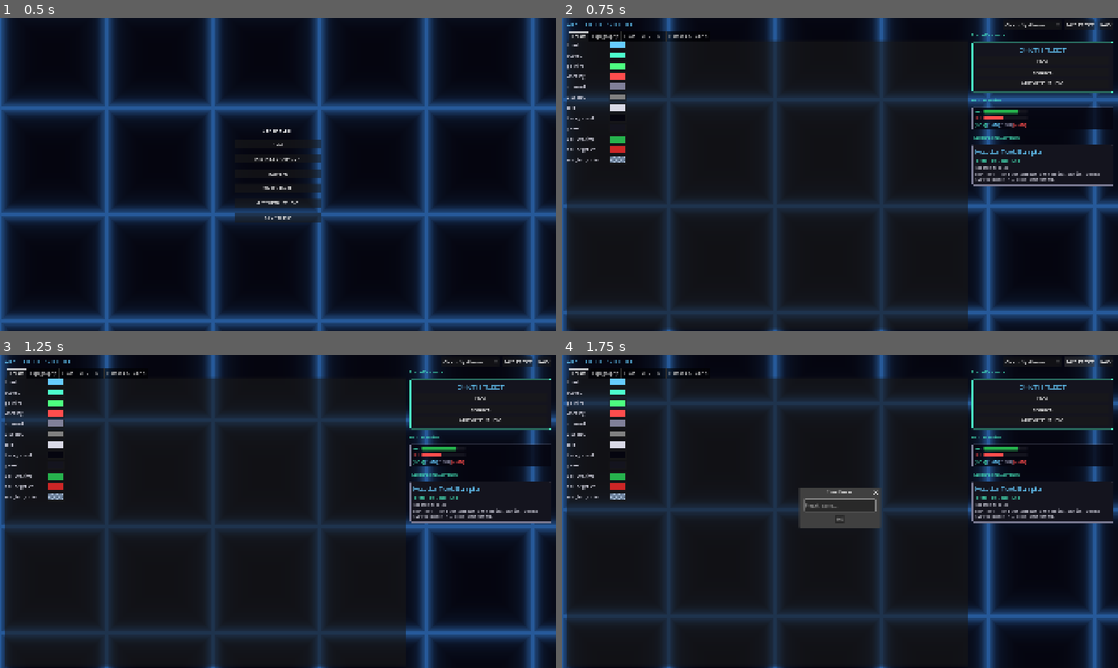
Above: before the commit, frames 1-4 (two rows, left to right).
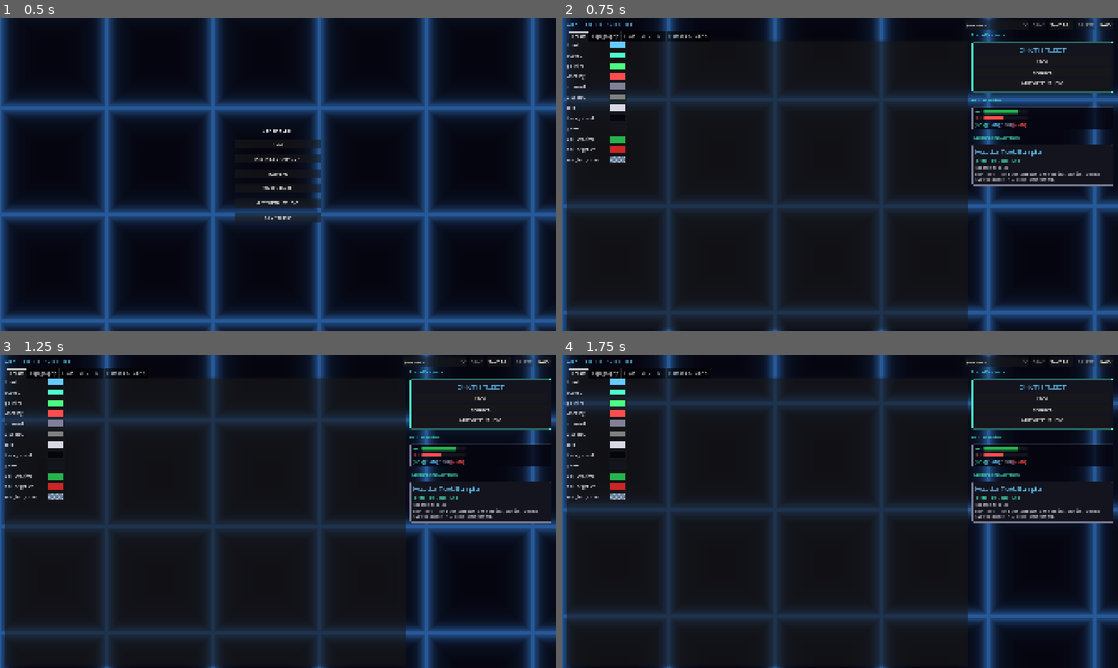
Above: after the commit, the same moments.

Repository: TISMND/synth-fleet
Game: Godot game, scene res://scenes/ui/main_menu.tscn
Two runs of this game, one before a commit and one after it. Both use one fixed random seed, a clock stepped at 60 frames per second and the inputs below.
Inputs (mouse positions are in pixels of both pictures, inside the frame that each line leads up to):
- Up to frame 1 (0.5 s): no input
- Up to frame 2 (0.75 s): click "AESTHETIC STUDIO" at 0.5 s
- Up to frame 3 (1.25 s): no input
- Up to frame 4 (1.75 s): click (1079, 361) at 1.25 s, where only the run before the commit has a clickable "SAVE PRESET"

Frame 1 is identical in both runs. In frame 2, 0.2% of the frame differs, in the area x 72-96%, y 0-4%; in frame 3, 0.2%; in frame 4, 1.8%, in the area x 42-96%, y 0-56%.

Commit message:
Aesthetic preset saving system improved.

Diff:
--- a/scripts/autoload/theme_manager.gd
+++ b/scripts/autoload/theme_manager.gd
@@ -283,6 +283,8 @@
 
 var _custom_presets: Dictionary = {}
 var _grid_shader: Shader = null
+var _active_preset: String = ""
+var _preset_dirty: bool = false
 
 
 func _ready() -> void:
@@ -331,6 +333,7 @@
 func set_font_path(key: String, path: String) -> void:
 	_font_paths[key] = path
 	_font_cache.erase(path)
+	_preset_dirty = true
 	theme_changed.emit()
 
 
@@ -341,16 +344,19 @@
 		_grid_line_color = value
 	else:
 		_colors[key] = value
+	_preset_dirty = true
 	theme_changed.emit()
 
 
 func set_font_size(key: String, value: int) -> void:
 	_ints[key] = value
+	_preset_dirty = true
 	theme_changed.emit()
 
 
 func set_float(key: String, value: float) -> void:
 	_floats[key] = value
+	_preset_dirty = true
 	theme_changed.emit()
 
 
@@ -583,6 +589,7 @@
 		"ints": _ints.duplicate(),
 		"grid_line_color": "#" + _grid_line_color.to_html(false),
 		"font_paths": _font_paths.duplicate(),
+		"active_preset": _active_preset,
 	}
 
 
@@ -606,6 +613,9 @@
 	for key in font_data:
 		_font_paths[key] = str(font_data[key])
 	_font_cache.clear()
+	var ap: String = str(data.get("active_preset", ""))
+	if ap != "":
+		_active_preset = ap
 
 
 # ── Presets ───────────────────────────────────────────────────
@@ -621,6 +631,14 @@
 	return names
 
 
+func get_active_preset() -> String:
+	return _active_preset
+
+
+func is_preset_dirty() -> bool:
+	return _preset_dirty
+
+
 func apply_preset(preset_name: String) -> void:
 	var data: Dictionary = {}
 	if preset_name in BUILTIN_PRESETS:
@@ -630,13 +648,18 @@
 	else:
 		return
 	_deserialize(data)
+	_active_preset = preset_name
+	_preset_dirty = false
 	theme_changed.emit()
 	save_settings()
 
 
 func save_custom_preset(preset_name: String) -> void:
 	_custom_presets[preset_name] = _serialize()
+	_active_preset = preset_name
+	_preset_dirty = false
 	_save_custom_presets()
+	save_settings()
 
 
 func delete_custom_preset(preset_name: String) -> void:
--- a/scripts/ui/aesthetic_studio.gd
+++ b/scripts/ui/aesthetic_studio.gd
@@ -110,6 +110,10 @@
 	_build_preview_panel()
 
 
+var _save_btn: Button
+var _save_as_btn: Button
+var _delete_btn: Button
+
 func _build_top_bar(parent: VBoxContainer) -> void:
 	var bar := HBoxContainer.new()
 	bar.add_theme_constant_override("separation", 12)
@@ -127,20 +131,32 @@
 	_preview_labels.append(title)
 
 	_preset_selector = OptionButton.new()
-	_preset_selector.custom_minimum_size.x = 200
+	_preset_selector.custom_minimum_size.x = 220
 	_refresh_preset_list()
 	_preset_selector.item_selected.connect(_on_preset_selected)
 	bar.add_child(_preset_selector)
 
-	var save_btn := Button.new()
-	save_btn.text = "SAVE PRESET"
-	save_btn.pressed.connect(_on_save_preset)
-	bar.add_child(save_btn)
+	_save_btn = Button.new()
+	_save_btn.text = "SAVE"
+	_save_btn.pressed.connect(_on_save_preset)
+	bar.add_child(_save_btn)
+
+	_save_as_btn = Button.new()
+	_save_as_btn.text = "SAVE AS..."
+	_save_as_btn.pressed.connect(_on_save_as_preset)
+	bar.add_child(_save_as_btn)
+
+	_delete_btn = Button.new()
+	_delete_btn.text = "DELETE"
+	_delete_btn.pressed.connect(_on_delete_preset)
+	bar.add_child(_delete_btn)
 
 	var back_btn := Button.new()
 	back_btn.text = "BACK"
 	back_btn.pressed.connect(_on_back)
 	bar.add_child(back_btn)
+
+	_update_preset_buttons()
 
 
 func _build_colors_tab() -> void:
@@ -796,29 +812,54 @@
 
 func _on_preset_selected(idx: int) -> void:
 	var preset_name: String = _preset_selector.get_item_text(idx)
+	# Strip " *" modified indicator if present
+	if preset_name.ends_with(" *"):
+		preset_name = preset_name.substr(0, preset_name.length() - 2)
 	ThemeManager.apply_preset(preset_name)
 
 
 func _on_save_preset() -> void:
-	# Simple approach: use a LineEdit dialog
+	var active: String = ThemeManager.get_active_preset()
+	if active == "" or ThemeManager.is_builtin_preset(active):
+		# No active custom preset — redirect to Save As
+		_on_save_as_preset()
+		return
+	ThemeManager.save_custom_preset(active)
+	_refresh_preset_list()
+	_update_preset_buttons()
+
+
+func _on_save_as_preset() -> void:
 	var dialog := AcceptDialog.new()
-	dialog.title = "Save Preset"
+	dialog.title = "Save Preset As"
 	var line_edit := LineEdit.new()
 	line_edit.placeholder_text = "Preset name..."
 	line_edit.custom_minimum_size.x = 250
+	var active: String = ThemeManager.get_active_preset()
+	if active != "" and not ThemeManager.is_builtin_preset(active):
+		line_edit.text = active
 	dialog.add_child(line_edit)
 	dialog.confirmed.connect(func() -> void:
 		var preset_name: String = line_edit.text.strip_edges()
-		if preset_name != "":
+		if preset_name != "" and not ThemeManager.is_builtin_preset(preset_name):
 			ThemeManager.save_custom_preset(preset_name)
-			ThemeManager.save_settings()
 			_refresh_preset_list()
+			_update_preset_buttons()
 		dialog.queue_free()
 	)
 	dialog.canceled.connect(func() -> void: dialog.queue_free())
 	add_child(dialog)
 	dialog.popup_centered()
 	line_edit.grab_focus()
+
+
+func _on_delete_preset() -> void:
+	var active: String = ThemeManager.get_active_preset()
+	if active == "" or ThemeManager.is_builtin_preset(active):
+		return
+	ThemeManager.delete_custom_preset(active)
+	_refresh_preset_list()
+	_update_preset_buttons()
 
 
 func _on_back() -> void:
@@ -879,8 +920,9 @@
 	# Update VHS overlay
 	ThemeManager.apply_vhs_overlay(_vhs_overlay)
 
-	# Refresh preset list
+	# Refresh preset list and button states
 	_refresh_preset_list()
+	_update_preset_buttons()
 
 	_updating_from_theme = false
 
@@ -916,6 +958,28 @@
 
 func _refresh_preset_list() -> void:
 	var names: Array[String] = ThemeManager.list_preset_names()
+	var active: String = ThemeManager.get_active_preset()
+	var dirty: bool = ThemeManager.is_preset_dirty()
 	_preset_selector.clear()
-	for n in names:
-		_preset_selector.add_item(n)
+	var selected_idx: int = -1
+	for i in names.size():
+		var display: String = names[i]
+		if names[i] == active and dirty:
+			display = names[i] + " *"
+		_preset_selector.add_item(display)
+		if names[i] == active:
+			selected_idx = i
+	if active == "" or selected_idx < 0:
+		# No active preset — add an "Unsaved" entry at the top
+		_preset_selector.add_item("(unsaved)")
+		selected_idx = _preset_selector.item_count - 1
+	_preset_selector.selected = selected_idx
+
+
+func _update_preset_buttons() -> void:
+	var active: String = ThemeManager.get_active_preset()
+	var is_custom: bool = active != "" and not ThemeManager.is_builtin_preset(active)
+	# SAVE: enabled when a custom preset is active and dirty
+	_save_btn.disabled = not is_custom or not ThemeManager.is_preset_dirty()
+	# DELETE: enabled only for custom presets
+	_delete_btn.disabled = not is_custom
